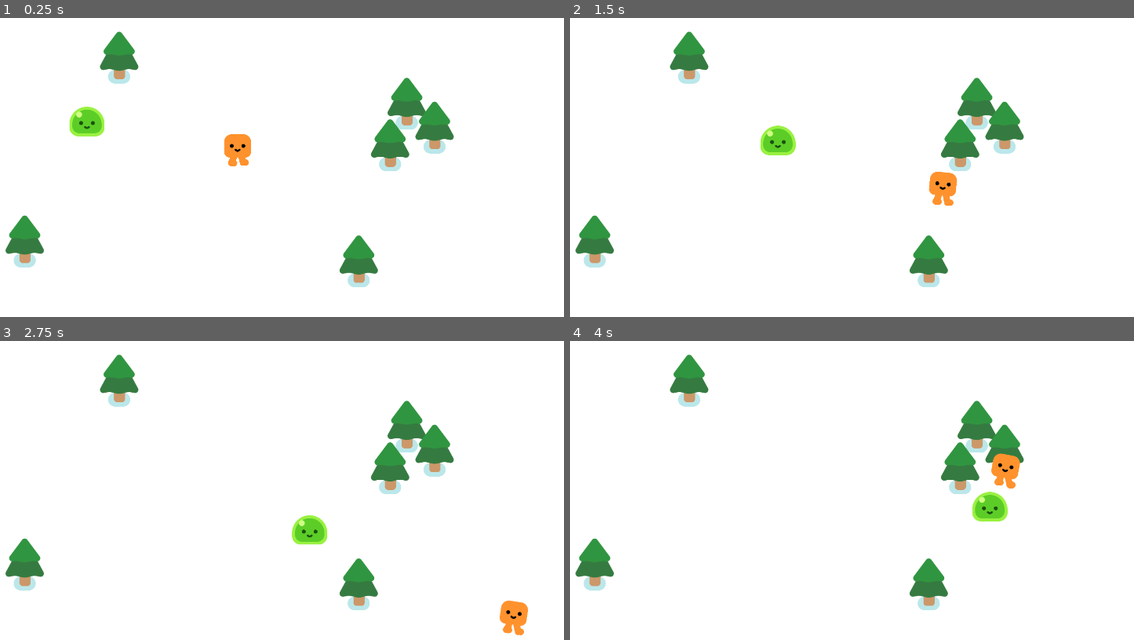
Above: before the commit, frames 1-4 (two rows, left to right).
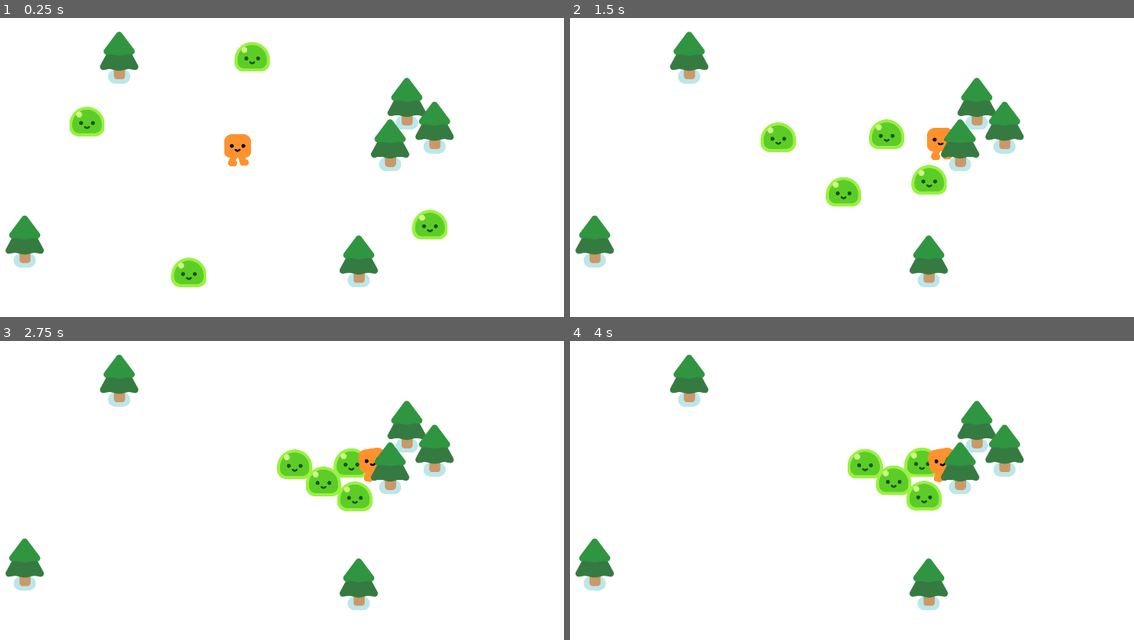
Above: after the commit, the same moments.

Repository: larouxn/godot-vampires
Game: Godot game, scene res://godot_vampires.tscn
Two runs of this game, one before a commit and one after it. Both use one fixed random seed, a clock stepped at 60 frames per second and the inputs below.
Inputs:
- Up to frame 1 (0.25 s): no input
- Up to frame 2 (1.5 s): hold D (move_right) 0.53-1.28 s; hold S (move_down) from 1.28 s (still down)
- Up to frame 3 (2.75 s): release S (move_down) at 2.03 s; hold D (move_right) from 2.03 s (still down)
- Up to frame 4 (4 s): release D (move_right) at 2.78 s; hold W (move_up) 2.78-3.53 s; hold A (move_left) from 3.53 s (still down)

The runs differ from the first frame. In frame 1, 1.6% of the frame differs, in the area x 30-80%, y 7-91%; in frame 2, 2.5%; in frame 3, 3.3%, in the area x 49-94%, y 35-99%; in frame 4, 3.2%.

Commit message:
MOAR SLIMES

Diff:
--- a/godot_vampires.tscn
+++ b/godot_vampires.tscn
@@ -17,6 +17,15 @@
 [node name="Mob" parent="." instance=ExtResource("3_8j5bb")]
 position = Vector2(387, 455)
 
+[node name="Mob2" parent="." instance=ExtResource("3_8j5bb")]
+position = Vector2(1580, 812)
+
+[node name="Mob3" parent="." instance=ExtResource("3_8j5bb")]
+position = Vector2(744, 1001)
+
+[node name="Mob4" parent="." instance=ExtResource("3_8j5bb")]
+position = Vector2(977, 198)
+
 [node name="PineTree" parent="." instance=ExtResource("2_vv4iq")]
 position = Vector2(270, 851)
 
